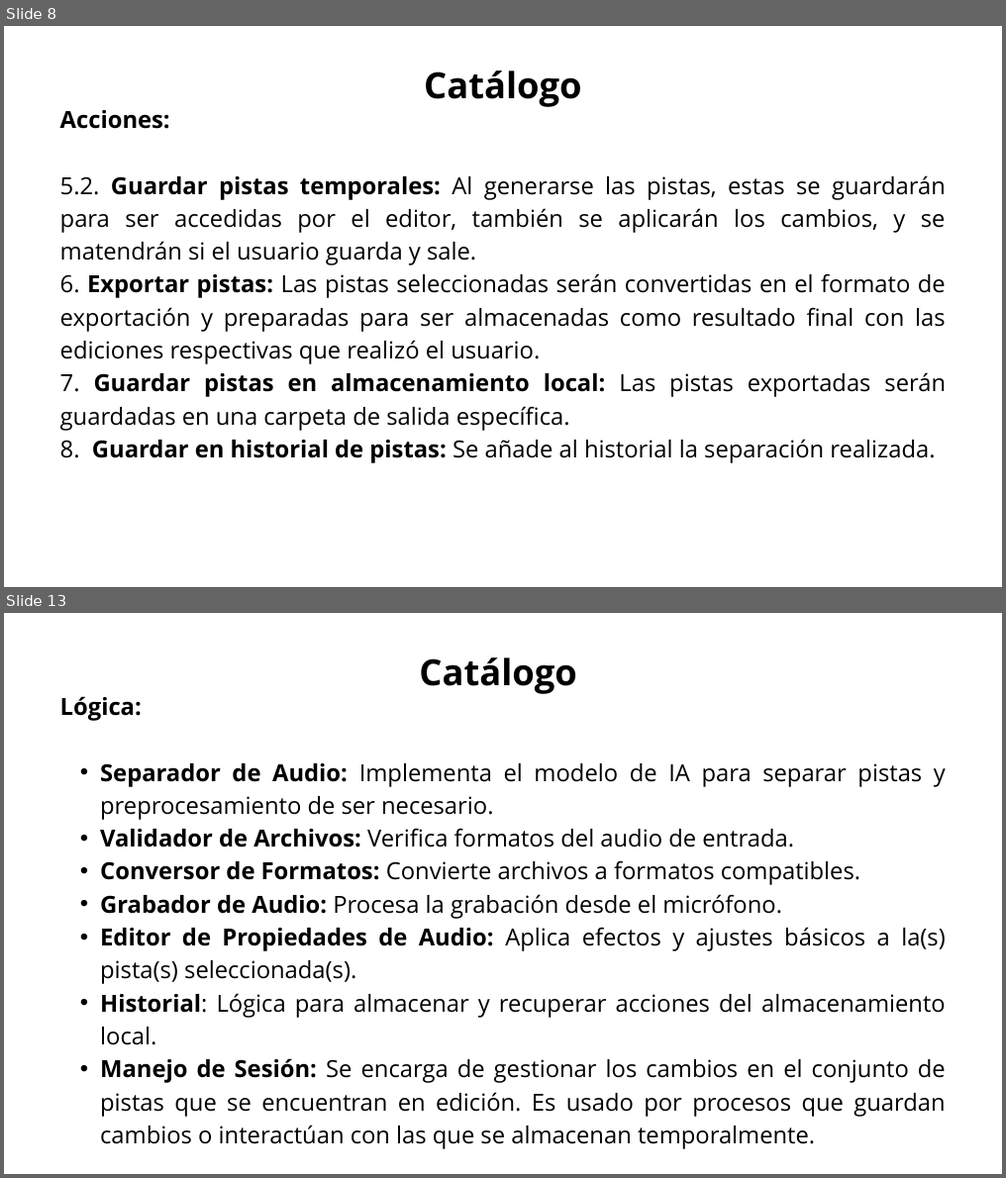
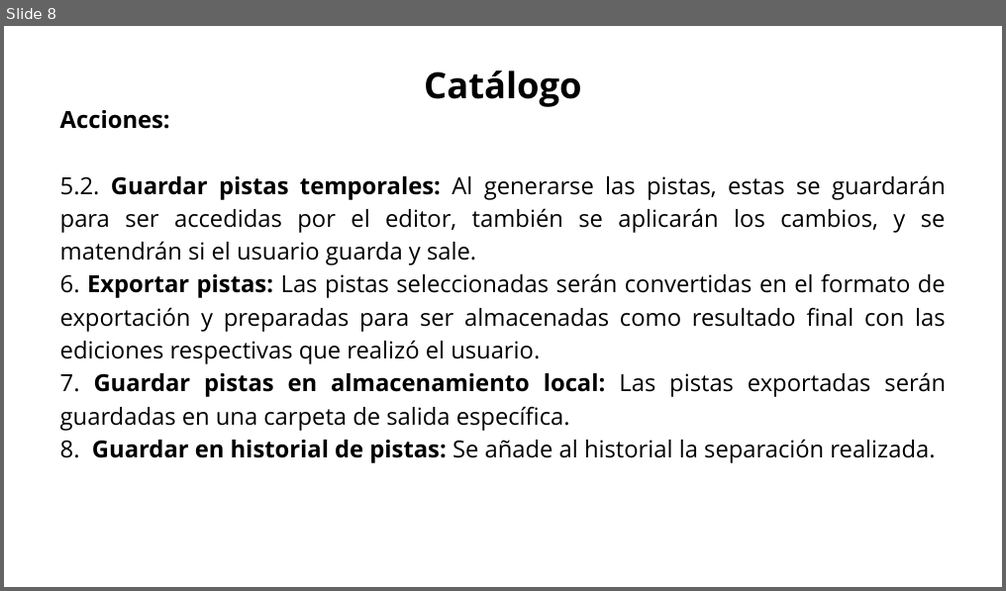
Before and after one commit to Jucer74/SoftwareArchitecture, a slide deck: Project/Views/SistemaSeparacionAudio.views.pptx. Shown one above the other, each under a label of ours: slides 8 and 13 before the commit, slide 8 after it; the slides between them are not shown. The pictures are 1006x1178 and 1006x591 pixels, drawn with LibreOffice and Linux fonts; fonts in the diff are those of the drawing. Boxes give left, top, right and bottom in pixels: in the first picture for what was removed or moved away, otherwise in the second. Text is boxed around its words. In the diff, an @@ line names an element or a change of style, - is before the commit and + after.

```diff
--- a/Project/Views/SistemaSeparacionAudio.views.pptx
+++ b/Project/Views/SistemaSeparacionAudio.views.pptx
@@ slide 13 removed at (4, 613, 1002, 1174), background #FFFFFF @@
@@ text removed at (419, 658, 577, 694) @@
-Catálogo
@@ text removed at (60, 696, 945, 1150) @@
-Lógica:
-  • Separador de Audio: Implementa el modelo de IA para separar pistas y preprocesamiento de ser necesario.
-  • Validador de Archivos: Verifica formatos del audio de entrada.
-  • Conversor de Formatos: Convierte archivos a formatos compatibles.
-  • Grabador de Audio: Procesa la grabación desde el micrófono.
-  • Editor de Propiedades de Audio: Aplica efectos y ajustes básicos a la(s) pista(s) seleccionada(s).
-  • Historial: Lógica para almacenar y recuperar acciones del almacenamiento local.
-  • Manejo de Sesión: Se encarga de gestionar los cambios en el conjunto de pistas que se encuentran en edición. Es usado por procesos que guardan cambios o interactúan con las que se almacenan temporalmente.
```
Also in this commit, not shown: 10 slides changed, 7 slides added, 4 other slides removed.
